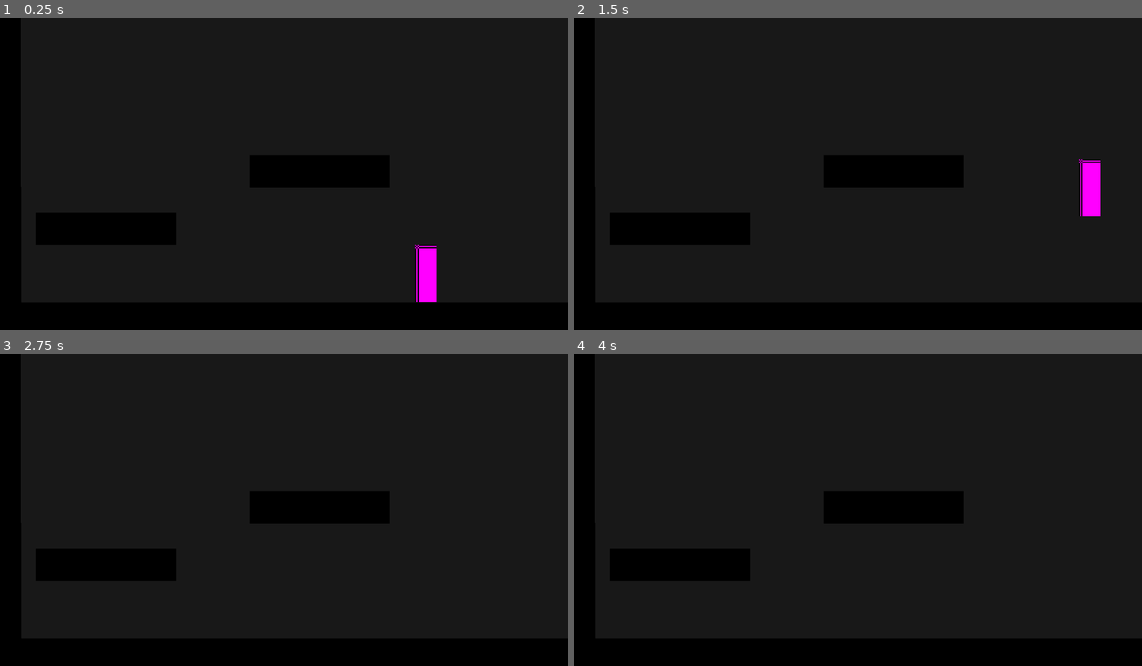
Above: before the commit, frames 1-4 (two rows, left to right).
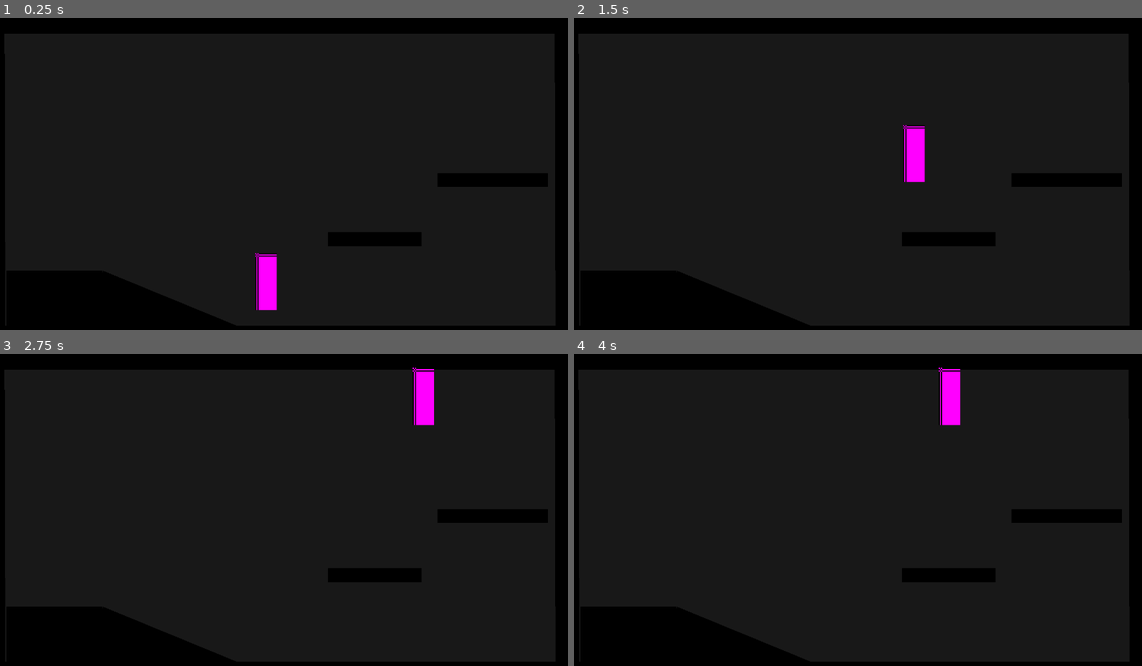
Above: after the commit, the same moments.

Repository: shiz1ee/Metroidvania-neo
Game: Godot game, scene res://playground.tscn
The game is run twice, just before and just after one commit, with the same random seed, the same clock (stepped at 60 frames per second) and the same inputs.
Inputs (mouse positions are in pixels of both pictures, inside the frame that each line leads up to):
- Up to frame 1 (0.25 s): no input
- Up to frame 2 (1.5 s): tap Enter at 0.5 s; move the mouse to (982, 161) at 0.52 s; hold D (right) 0.53-1.28 s; hold Space (jump) 0.53-1.28 s; click (982, 161) at 0.67 s; move the mouse to (738, 195) at 1.27 s; hold Down from 1.28 s (still down); tap Alt at 1.35 s
- Up to frame 3 (2.75 s): tap Space (jump) at 1.52, 1.55, 1.82 s; move the mouse to (340, 444) at 2.02 s; release Down at 2.03 s; hold D (right) from 2.03 s (still down); hold Space (jump) from 2.03 s (still down); tap Shift at 2.1 s
- Up to frame 4 (4 s): move the mouse to (829, 578) at 2.77 s; release D (right) at 2.78 s; release Space (jump) at 2.78 s; hold Up 2.78-3.53 s; tap Space (jump) at 2.85, 3.02, 3.32 s; click (829, 578) at 2.92 s; move the mouse to (1028, 563) at 3.52 s; hold A (left) from 3.53 s (still down); hold Space (jump) from 3.53 s (still down); tap Alt at 3.6 s

The runs differ from the first frame. In frame 1, 1.2% of the frame differs, in the area x 44-77%, y 72-94%; in frame 2, 1.3%, in the area x 57-93%, y 34-64%; in frame 3, 0.6%; in frame 4, 0.6%.

Commit message:
created a test playground for player movement

Diff:
--- a/player/scripts/player.gd
+++ b/player/scripts/player.gd
@@ -15,7 +15,7 @@
 	elif Input.is_action_pressed("right"):
 		velocity.x = 100
 	if Input.is_action_pressed("jump"):
-		velocity.y = -100
+		velocity.y = -150
 	velocity.y = velocity.y + 9.80 + _delta
 	move_and_slide()
 	pass
--- a/playground.tscn
+++ b/playground.tscn
@@ -12,13 +12,13 @@
 height = 32
 
 [sub_resource type="RectangleShape2D" id="RectangleShape2D_cw3hl"]
-size = Vector2(32.183914, 30.879988)
+size = Vector2(32.183914, 32.03263)
 
 [node name="Playground" type="Node2D" unique_id=306057353]
 
 [node name="Sprite2D" type="Sprite2D" parent="." unique_id=878154980]
-position = Vector2(236, 261)
-scale = Vector2(16.21875, 1.375)
+position = Vector2(238, 285)
+scale = Vector2(16.066557, 1.655091)
 texture = SubResource("GradientTexture2D_chxeh")
 
 [node name="StaticBody2D" type="StaticBody2D" parent="Sprite2D" unique_id=1244935800]
@@ -26,10 +26,20 @@
 [node name="CollisionShape2D" type="CollisionShape2D" parent="Sprite2D/StaticBody2D" unique_id=1164468589]
 shape = SubResource("RectangleShape2D_cw3hl")
 
+[node name="Sprite2D7" type="Sprite2D" parent="." unique_id=935820114]
+position = Vector2(241, -13)
+scale = Vector2(16.066557, 1.655091)
+texture = SubResource("GradientTexture2D_chxeh")
+
+[node name="StaticBody2D" type="StaticBody2D" parent="Sprite2D7" unique_id=29825526]
+
+[node name="CollisionShape2D" type="CollisionShape2D" parent="Sprite2D7/StaticBody2D" unique_id=1950075105]
+shape = SubResource("RectangleShape2D_cw3hl")
+
 [node name="Sprite2D2" type="Sprite2D" parent="." unique_id=1249464131]
-position = Vector2(-0.2488938, 133.86575)
+position = Vector2(-13.999994, 32)
 rotation = -1.5730771
-scale = Vector2(9.39784, 1.375)
+scale = Vector2(14.774834, 1.3812436)
 texture = SubResource("GradientTexture2D_chxeh")
 
 [node name="StaticBody2D" type="StaticBody2D" parent="Sprite2D2" unique_id=769619312]
@@ -38,10 +48,22 @@
 position = Vector2(-0.06228447, 0.72725976)
 shape = SubResource("RectangleShape2D_cw3hl")
 
+[node name="Sprite2D5" type="Sprite2D" parent="." unique_id=1449145238]
+position = Vector2(493.99997, 48.000004)
+rotation = -1.5730771
+scale = Vector2(14.513897, -1.5618163)
+texture = SubResource("GradientTexture2D_chxeh")
+
+[node name="StaticBody2D" type="StaticBody2D" parent="Sprite2D5" unique_id=2023370359]
+
+[node name="CollisionShape2D" type="CollisionShape2D" parent="Sprite2D5/StaticBody2D" unique_id=2057166614]
+position = Vector2(-0.014345612, 0.18079054)
+shape = SubResource("RectangleShape2D_cw3hl")
+
 [node name="Sprite2D3" type="Sprite2D" parent="." unique_id=1716306872]
-position = Vector2(93.00003, 176.99998)
+position = Vector2(318, 185.99998)
 rotation = 3.1415927
-scale = Vector2(3.672007, 0.85227275)
+scale = Vector2(2.4540498, 0.3637433)
 texture = SubResource("GradientTexture2D_chxeh")
 
 [node name="StaticBody2D" type="StaticBody2D" parent="Sprite2D3" unique_id=1619871504]
@@ -51,9 +73,9 @@
 shape = SubResource("RectangleShape2D_cw3hl")
 
 [node name="Sprite2D4" type="Sprite2D" parent="." unique_id=1147360049]
-position = Vector2(272, 129)
+position = Vector2(417, 136)
 rotation = 3.1415927
-scale = Vector2(3.672007, 0.85227275)
+scale = Vector2(2.8884513, 0.35521847)
 texture = SubResource("GradientTexture2D_chxeh")
 
 [node name="StaticBody2D" type="StaticBody2D" parent="Sprite2D4" unique_id=1485415089]
@@ -62,5 +84,29 @@
 position = Vector2(3.4701711e-06, -1.7896295e-05)
 shape = SubResource("RectangleShape2D_cw3hl")
 
+[node name="Sprite2D6" type="Sprite2D" parent="." unique_id=256656718]
+position = Vector2(50, 257)
+rotation = 3.1415927
+scale = Vector2(2.507737, 2.7935913)
+texture = SubResource("GradientTexture2D_chxeh")
+
+[node name="StaticBody2D" type="StaticBody2D" parent="Sprite2D6" unique_id=1353144127]
+
+[node name="CollisionShape2D" type="CollisionShape2D" parent="Sprite2D6/StaticBody2D" unique_id=1054247377]
+position = Vector2(3.4701711e-06, -1.7896295e-05)
+shape = SubResource("RectangleShape2D_cw3hl")
+
+[node name="slide" type="Sprite2D" parent="." unique_id=640033130]
+position = Vector2(135, 264.00003)
+rotation = 1.9618493
+scale = Vector2(1.9235003, 3.7865067)
+texture = SubResource("GradientTexture2D_chxeh")
+
+[node name="StaticBody2D" type="StaticBody2D" parent="slide" unique_id=850762800]
+
+[node name="CollisionShape2D" type="CollisionShape2D" parent="slide/StaticBody2D" unique_id=1365083020]
+position = Vector2(3.8146973e-06, -1.5258789e-05)
+shape = SubResource("RectangleShape2D_cw3hl")
+
 [node name="Player" parent="." unique_id=1580970239 instance=ExtResource("1_rupst")]
-position = Vector2(361, 219)
+position = Vector2(227, 226)
